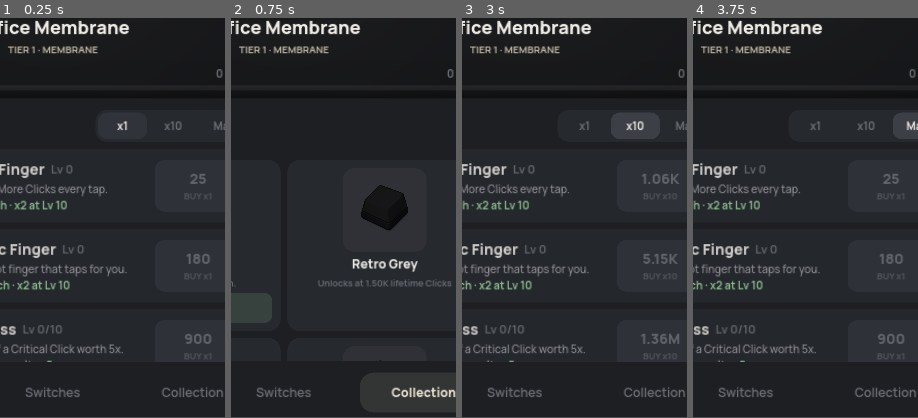
Above: before the commit, frames 1-4 (left to right).
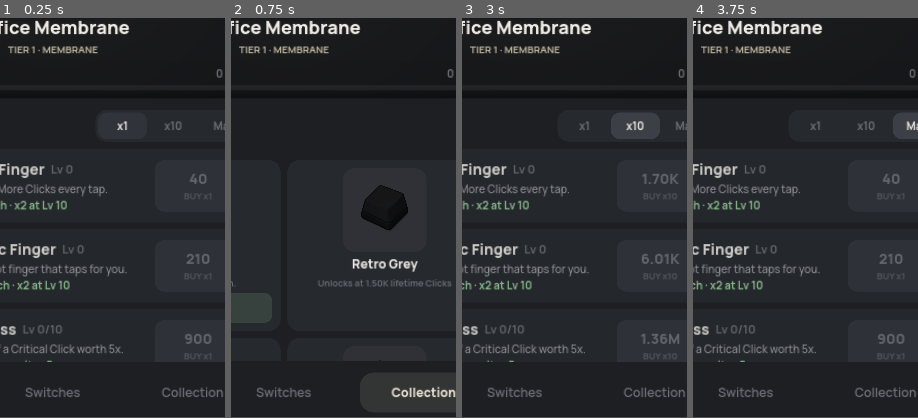
Above: after the commit, the same moments.

Repository: RyanGAt/clicky-mobile-game
Game: Godot game, scene res://scenes/main/main_game.tscn
The game is run twice, just before and just after one commit, with the same random seed, the same clock (stepped at 60 frames per second) and the same inputs.
Inputs (mouse positions are % of the whole screen's width and height, from its top left):
- Up to frame 1 (0.25 s): no input
- Up to frame 2 (0.75 s): click (8, 6) at 0.5 s
- Up to frame 3 (3 s): click "Upgrades" at 1.25 s; click "x1" at 2 s; click "x10" at 2.75 s
- Up to frame 4 (3.75 s): click "Max" at 3.5 s
The pictures show only the part of the screen within x 38-88%, y 48-98%; the shares and areas given below are measured in that part.

The runs differ from the first frame. In frame 1, 0.1% of the frame differs, in the area x 83-92%, y 39-62%; in frame 2, nothing differs; in frame 3, 0.3%, in the area x 80-97%, y 39-62%; in frame 4, 0.1%.

Commit message:
Add headless test suite and tune opening pacing
tests/test_runner.gd runs against the real autoloads and main scene
(godot --headless -s res://tests/test_runner.gd) and moves any real
save aside while it runs. Covers rapid taps, multi-touch hold+tap,
a finger resting on the sheet, popups blocking the switch, bulk/max
purchase maths, caps, milestones, switch unlock, save round-trip,
corrupt/newer-version saves preserved (and .bak fallback), v1 save
migration, offline = live CPS, offline cap/clock rollback,
background->resume offline income, and missing audio/art.

The pacing test simulates 10 minutes at 4 taps/s against the JSON and
asserts the targets. Tuned Stronger Finger base cost 25->40 and
Automatic Finger 180->210 so the first upgrade lands ~10s, the first
Automatic Finger ~53s, 10 CPS by ~1:45 and Budget Linear ~4:20.

Also fixes two corrupt saves in the same second overwriting each
other's preserved copy.

Co-Authored-By: Claude Opus 5.5 <noreply@anthropic.com>
Claude-Session: https://claude.ai/code/session_015bzpwa3yq8Ra1ruEM9VdDZ

Diff:
--- a/data/upgrades.json
+++ b/data/upgrades.json
@@ -3,7 +3,7 @@
         "name": "Stronger Finger",
         "description": "Press harder. More Clicks every tap.",
         "icon_path": "res://assets/icons/stronger_finger.png",
-        "base_cost": 25,
+        "base_cost": 40,
         "growth_rate": 1.3,
         "click_power_bonus": 1,
         "milestone_every": 10,
@@ -13,7 +13,7 @@
         "name": "Automatic Finger",
         "description": "A tireless robot finger that taps for you.",
         "icon_path": "res://assets/icons/automatic_finger.png",
-        "base_cost": 180,
+        "base_cost": 210,
         "growth_rate": 1.22,
         "cps_bonus": 2,
         "milestone_every": 10,
--- a/scripts/managers/save_manager.gd
+++ b/scripts/managers/save_manager.gd
@@ -132,7 +132,12 @@
 	return {"data": json.data}
 
 func _preserve_bad_file(path: String, reason: String) -> void:
-	var dest := "user://save.%s.%d.dat" % [reason, int(Time.get_unix_time_from_system())]
+	var stamp := int(Time.get_unix_time_from_system())
+	var dest := "user://save.%s.%d.dat" % [reason, stamp]
+	var n := 1
+	while FileAccess.file_exists(dest):
+		dest = "user://save.%s.%d-%d.dat" % [reason, stamp, n]
+		n += 1
 	var err := DirAccess.copy_absolute(path, dest)
 	if err == OK:
 		DirAccess.remove_absolute(path)
--- /dev/null
+++ b/tests/test_runner.gd
@@ -0,0 +1,344 @@
+extends SceneTree
+## Headless smoke/regression tests.
+##   godot --headless -s res://tests/test_runner.gd
+## Uses the real autoloads and main scene. Backs up and restores any existing
+## user save so running tests never destroys a player's progress.
+
+const SAVE := "user://save.dat"
+const BACKUP := "user://save.dat.testbackup"
+
+var failures := 0
+var passes := 0
+
+func _initialize() -> void:
+	_run.call_deferred()
+
+func check(cond: bool, what: String) -> void:
+	if cond:
+		passes += 1
+	else:
+		failures += 1
+		printerr("FAIL: ", what)
+
+func frames(n: int = 1) -> void:
+	for i in n:
+		await process_frame
+
+func gm() -> Node:
+	return root.get_node("GameManager")
+
+func sm() -> Node:
+	return root.get_node("SaveManager")
+
+func touch(pos: Vector2, pressed: bool, index: int = 0) -> void:
+	var ev := InputEventScreenTouch.new()
+	ev.index = index
+	ev.position = pos
+	ev.pressed = pressed
+	root.push_input(ev, true)
+
+func reset_state() -> void:
+	gm().reset_progress()
+	sm().consume_pending_offline_earnings()
+	sm().last_load_problem = ""
+	sm().seen_hints = {}
+
+func _run() -> void:
+	# Autoloads already loaded any real save; move it aside and start clean.
+	if FileAccess.file_exists(SAVE):
+		DirAccess.rename_absolute(SAVE, BACKUP)
+	await frames(2)
+	var tests: Array = get_script().get_script_method_list().filter(func(m): return String(m.name).begins_with("test_"))
+	for m in tests:
+		reset_state()
+		print("- ", m.name)
+		await call(m.name)
+	_clear_saves()
+	if FileAccess.file_exists(BACKUP):
+		DirAccess.rename_absolute(BACKUP, SAVE)
+	print("\n%d passed, %d failed" % [passes, failures])
+	quit(1 if failures > 0 else 0)
+
+# ---------------------------------------------------------------------------
+
+func _spawn_main() -> Control:
+	var scene: PackedScene = load("res://scenes/main/main_game.tscn")
+	var main: Control = scene.instantiate()
+	root.add_child(main)
+	await frames(3)
+	return main
+
+func _switch_center(main: Control) -> Vector2:
+	var view: Control = main.find_child("SwitchView", true, false)
+	return view.get_global_rect().get_center()
+
+func test_touch_taps_switch() -> void:
+	var main := await _spawn_main()
+	var center := _switch_center(main)
+	for i in 30:
+		touch(center, true)
+		touch(center, false)
+	await frames(1)
+	check(gm().tap_count == 30, "30 rapid taps register (got %d)" % gm().tap_count)
+	check(gm().clicks >= 30.0, "taps earn clicks")
+	main.queue_free()
+	await frames(1)
+
+func test_multitouch_hold_and_tap() -> void:
+	var main := await _spawn_main()
+	var center := _switch_center(main)
+	touch(center, true, 0) # hold
+	for i in 5:
+		touch(center + Vector2(40, 0), true, 1)
+		touch(center + Vector2(40, 0), false, 1)
+	touch(center, false, 0)
+	await frames(1)
+	check(gm().tap_count == 6, "held finger + 5 second-finger taps = 6 taps (got %d)" % gm().tap_count)
+	main.queue_free()
+	await frames(1)
+
+func test_finger_on_sheet_does_not_block_switch() -> void:
+	var main := await _spawn_main()
+	var sheet: Control = main.find_child("Sheet", true, false)
+	var on_sheet := sheet.get_global_rect().get_center()
+	touch(on_sheet, true, 0) # thumb resting on the upgrades list
+	var center := _switch_center(main)
+	for i in 3:
+		touch(center, true, 1)
+		touch(center, false, 1)
+	touch(on_sheet, false, 0)
+	await frames(1)
+	check(gm().tap_count == 3, "switch taps register while another finger is on the sheet (got %d)" % gm().tap_count)
+	main.queue_free()
+	await frames(1)
+
+func test_modal_blocks_switch() -> void:
+	var main := await _spawn_main()
+	main._open_popup(load("res://scripts/ui/popups/settings_popup.gd").new())
+	await frames(2)
+	touch(_switch_center(main), true)
+	touch(_switch_center(main), false)
+	await frames(1)
+	check(gm().tap_count == 0, "an open popup stops taps reaching the switch")
+	main.queue_free()
+	await frames(1)
+
+# --- Economy ------------------------------------------------------------------
+
+func test_bulk_cost_matches_single_purchases() -> void:
+	var g := gm()
+	var bulk: float = g.get_upgrade_cost("stronger_finger", 10)
+	var total := 0.0
+	for i in 10:
+		total += g.get_upgrade_cost("stronger_finger")
+		g.owned["stronger_finger"] += 1
+	check(absf(bulk - total) < 0.01 * total, "x10 cost equals ten single costs (%f vs %f)" % [bulk, total])
+
+func test_buy_max() -> void:
+	var g := gm()
+	g.add_clicks(5000)
+	var n: int = g.get_max_affordable("stronger_finger")
+	check(n > 1, "can afford several levels with 5000")
+	check(g.get_upgrade_cost("stronger_finger", n) <= g.clicks, "max amount is affordable")
+	check(g.get_upgrade_cost("stronger_finger", n + 1) > g.clicks, "max amount is maximal")
+	check(g.buy_upgrade("stronger_finger", n), "buy max succeeds")
+	check(g.clicks >= 0.0, "clicks never negative")
+	check(int(g.owned["stronger_finger"]) == n, "owned count updated")
+
+func test_cannot_overspend_or_exceed_cap() -> void:
+	var g := gm()
+	check(not g.buy_upgrade("automatic_finger"), "can't buy with 0 clicks")
+	g.add_clicks(1e12)
+	check(g.get_purchase_amount("lucky_press", -1) == 10, "Lucky Press max is capped at 10")
+	g.buy_upgrade("lucky_press", 10)
+	check(not g.buy_upgrade("lucky_press"), "can't exceed max_owned")
+	check(g.get_crit_chance() <= float(g.balance["max_crit_chance"]), "crit chance capped")
+
+func test_stats_and_milestones() -> void:
+	var g := gm()
+	g.owned["stronger_finger"] = 10
+	check(is_equal_approx(g.get_base_click_power(), 1.0 + 10 * 2), "10 Stronger Fingers doubles to +20 per tap")
+	g.owned["automatic_finger"] = 3
+	check(is_equal_approx(g.get_effective_cps(), 6.0), "3 Automatic Fingers = 6 CPS")
+	g.unlocked_switches.append("budget_linear")
+	g.equip_switch("budget_linear")
+	check(is_equal_approx(g.get_effective_cps(), 12.0), "Budget Linear doubles CPS")
+
+func test_equip_locked_switch_fails() -> void:
+	check(not gm().equip_switch("budget_linear"), "locked switch can't be equipped")
+	check(gm().equipped_switch == "office_membrane", "default switch stays equipped")
+
+func test_budget_linear_unlocks_from_lifetime_clicks() -> void:
+	var g := gm()
+	var fired := []
+	var cb := func(id): fired.append(id)
+	g.switch_unlocked.connect(cb)
+	g.add_clicks(float(g.switches["budget_linear"]["unlock_requirement_clicks"]))
+	g.switch_unlocked.disconnect(cb)
+	check(fired.has("budget_linear"), "Budget Linear unlocks at its lifetime threshold")
+
+## Simulates an active player (4 taps/s, greedily buying the cheapest upgrade)
+## against the real GameManager to check the first-10-minutes pacing targets.
+func test_pacing_first_ten_minutes() -> void:
+	var g := gm()
+	seed(1234)
+	var t := 0.0
+	var dt := 0.25
+	var marks := {}
+	while t < 600.0:
+		g.tap() # one tap per 0.25s step = 4 taps per second
+		g.add_clicks(g.get_effective_cps() * dt)
+		t += dt
+		if not marks.has("bl") and g.is_switch_unlocked("budget_linear"):
+			marks["bl"] = t
+			g.equip_switch("budget_linear")
+		var bought := true
+		while bought:
+			bought = false
+			var cheapest := ""
+			for id in g.upgrades.keys():
+				if g.can_afford(id) and (cheapest == "" or g.get_upgrade_cost(id) < g.get_upgrade_cost(cheapest)):
+					cheapest = id
+			if cheapest != "":
+				g.buy_upgrade(cheapest)
+				bought = true
+				if not marks.has(cheapest):
+					marks[cheapest] = t
+		if not marks.has("cps10") and g.get_effective_cps() >= 10.0:
+			marks["cps10"] = t
+	print("    pacing: ", marks, "  final tap=%s cps=%s" % [g.format_number(g.get_effective_click_power()), g.format_number(g.get_effective_cps())])
+	check(marks.get("stronger_finger", 0) >= 8.0 and marks.get("stronger_finger", 999) <= 20.0, "first upgrade in ~10-20s")
+	check(marks.get("automatic_finger", 0) >= 40.0 and marks.get("automatic_finger", 999) <= 90.0, "first Automatic Finger in ~45-90s")
+	check(marks.get("cps10", 999) <= 150.0, "passive income noticeable (10/s) within ~2 min")
+	check(marks.get("bl", 0) >= 150.0 and marks.get("bl", 999) <= 330.0, "Budget Linear unlocks around 3-5 min (got %s)" % marks.get("bl"))
+	check(g.get_effective_cps() < 1e5, "no runaway numbers by 10 minutes")
+
+# --- Saving -------------------------------------------------------------------
+
+func _write(path: String, text: String) -> void:
+	var f := FileAccess.open(path, FileAccess.WRITE)
+	f.store_string(text)
+	f.close()
+
+func _clear_saves() -> void:
+	for f in DirAccess.get_files_at("user://"):
+		if f.begins_with("save.") and not f.ends_with("testbackup"):
+			DirAccess.remove_absolute("user://" + f)
+
+func _preserved_files(kind: String) -> Array:
+	return Array(DirAccess.get_files_at("user://")).filter(func(f): return f.begins_with("save.%s." % kind))
+
+func test_save_roundtrip() -> void:
+	_clear_saves()
+	var g := gm()
+	g.add_clicks(123456)
+	g.owned["stronger_finger"] = 7
+	g.owned["lucky_press"] = 2
+	g.equip_switch("budget_linear")
+	g.equip_keycap("smiley_face")
+	sm().settings["vibration_enabled"] = false
+	sm().save_game()
+	g.reset_progress()
+	sm().settings["vibration_enabled"] = true
+	sm().load_game()
+	sm().consume_pending_offline_earnings()
+	check(g.equipped_switch == "budget_linear", "equipped switch persists")
+	check(g.equipped_keycap == "smiley_face", "equipped keycap persists")
+	check(int(g.owned["stronger_finger"]) == 7 and int(g.owned["lucky_press"]) == 2, "owned upgrades persist")
+	check(g.clicks >= 123456.0 - g.get_upgrade_cost("stronger_finger", 0), "clicks persist")
+	check(sm().settings["vibration_enabled"] == false, "settings persist")
+	sm().save_game()
+	check(FileAccess.file_exists("user://save.dat.bak"), "previous save kept as .bak")
+
+func test_corrupt_save_is_preserved_not_wiped() -> void:
+	_clear_saves()
+	_write("user://save.dat", "{ this is not json")
+	sm().last_load_problem = ""
+	sm().load_game()
+	check(_preserved_files("corrupt").size() == 1, "corrupt save copied aside")
+	check(sm().last_load_problem != "", "problem reported to UI")
+	check(gm().clicks == 0.0, "fresh state after unreadable save")
+	sm().save_game()
+	check(_preserved_files("corrupt").size() == 1, "later saves don't touch the preserved copy")
+
+func test_corrupt_save_falls_back_to_backup() -> void:
+	_clear_saves()
+	_write("user://save.dat", "[1, 2")
+	_write("user://save.dat.bak", JSON.stringify({"version": 2, "clicks": 777, "lifetime_clicks": 777, "owned": {"stronger_finger": 3}}))
+	sm().load_game()
+	check(gm().clicks == 777.0, "backup restored when main save is corrupt")
+	check(int(gm().owned["stronger_finger"]) == 3, "backup upgrades restored")
+
+func test_newer_version_save_preserved() -> void:
+	_clear_saves()
+	_write("user://save.dat", JSON.stringify({"version": 99, "clicks": 5}))
+	sm().load_game()
+	check(_preserved_files("unsupported").size() == 1, "unsupported-version save copied aside")
+	check(gm().clicks == 0.0, "unsupported save not half-loaded")
+
+func test_v1_save_migrates_to_derived_stats() -> void:
+	_clear_saves()
+	_write("user://save.dat", JSON.stringify({
+		"version": 1, "clicks": 50, "lifetime_clicks": 900, "click_power": 9999,
+		"clicks_per_second": 9999, "critical_chance": 1.0,
+		"owned": {"stronger_finger": 4, "automatic_finger": 2, "bogus": 3},
+		"unlocked_switches": ["office_membrane", "not_a_switch"], "equipped_switch": "not_a_switch",
+		"unlocked_keycaps": ["plain_beige", "transparent"], "equipped_keycap": "transparent",
+		"unlocked_achievements": ["first_click", 42]}))
+	sm().load_game()
+	var g := gm()
+	check(is_equal_approx(g.get_base_click_power(), 5.0), "click power derived from owned, not stale saved value")
+	check(is_equal_approx(g.get_base_cps(), 4.0), "cps derived from owned")
+	check(g.equipped_switch == "office_membrane", "invalid equipped switch falls back")
+	check(g.equipped_keycap == "plain_beige", "removed keycap falls back")
+	check(not g.owned.has("bogus"), "unknown upgrades ignored")
+	check(root.get_node("AchievementManager").unlocked == ["first_click"], "achievement ids validated")
+
+func test_offline_uses_live_cps() -> void:
+	_clear_saves()
+	var g := gm()
+	g.owned["automatic_finger"] = 5
+	g.unlocked_switches.append("budget_linear")
+	g.equip_switch("budget_linear")
+	var data: Dictionary = sm().build_save_data()
+	data["last_active_unix"] = Time.get_unix_time_from_system() - 3600.0
+	_write("user://save.dat", JSON.stringify(data))
+	var live_cps: float = g.get_effective_cps()
+	g.reset_progress()
+	sm().consume_pending_offline_earnings()
+	sm().load_game()
+	var got: Dictionary = sm().consume_pending_offline_earnings()
+	var expected := 3600.0 * live_cps * float(g.balance["offline_efficiency"])
+	check(absf(float(got["earnings"]) - expected) <= expected * 0.01, "offline = elapsed * live CPS * efficiency (%f vs %f)" % [got["earnings"], expected])
+
+func test_offline_capped_and_clock_rollback_safe() -> void:
+	_clear_saves()
+	var g := gm()
+	g.owned["automatic_finger"] = 1
+	var cps: float = g.get_effective_cps()
+	var cap_s := float(g.balance["max_offline_hours"]) * 3600.0
+	check(is_equal_approx(sm().calculate_offline_earnings(cap_s * 10.0), cap_s * cps * float(g.balance["offline_efficiency"])), "offline earnings capped")
+	check(sm().calculate_offline_earnings(-5000.0) == 0.0, "clock moved backwards gives nothing")
+
+func test_background_resume_grants_offline() -> void:
+	var g := gm()
+	g.owned["automatic_finger"] = 2
+	sm().consume_pending_offline_earnings()
+	sm()._notification(Node.NOTIFICATION_APPLICATION_PAUSED)
+	sm()._paused_at_unix -= 600.0 # pretend 10 minutes passed in the background
+	sm()._notification(Node.NOTIFICATION_APPLICATION_RESUMED)
+	var got: Dictionary = sm().consume_pending_offline_earnings()
+	check(float(got["earnings"]) > 0.0, "resume after background grants offline earnings")
+
+# --- Missing content -------------------------------------------------------------
+
+func test_missing_audio_and_art_are_safe() -> void:
+	var fb := root.get_node("Feedback")
+	for s in fb.Sound.values():
+		fb.play(s)
+	check(true, "playing every sound with no audio files does not crash")
+	var tile: Control = load("res://scripts/ui/components/icon_tile.gd").new("res://assets/does_not_exist.png", "Ghost Item", 64)
+	root.add_child(tile)
+	await frames(1)
+	check(tile.get_child_count() == 1, "missing art falls back to initials")
+	tile.queue_free()
